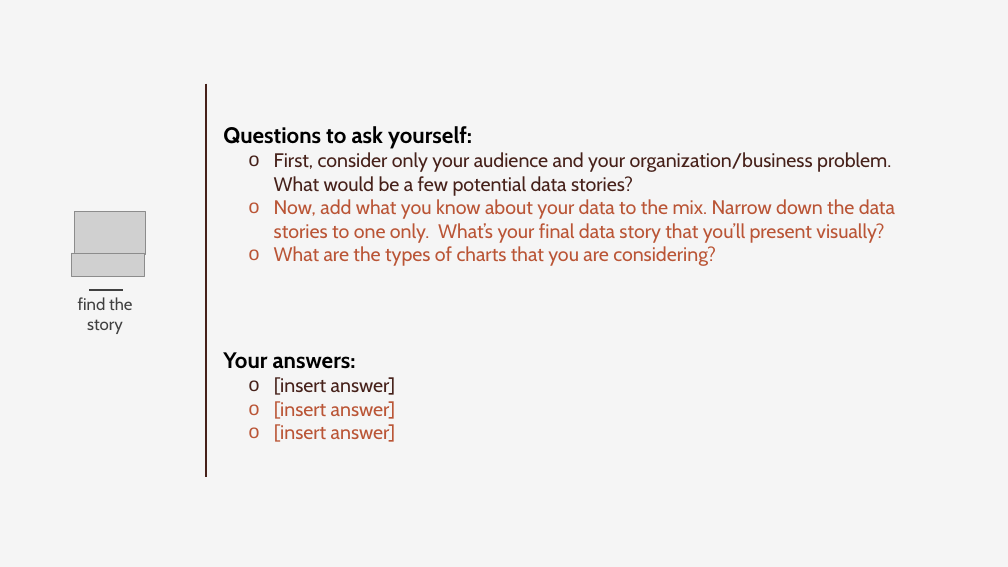
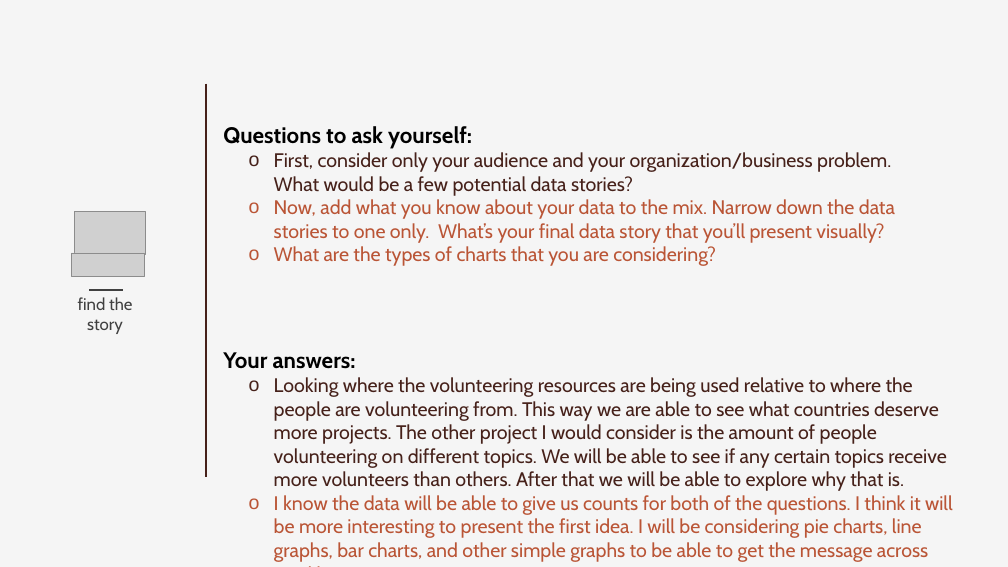
Before and after one commit to samswain2/MSiA-WQ, a slide deck: slide 5 of MSiA 411/hw05/MSiA_Assignment 4_handout.pptx. Drawn at 1008x567 pixels with LibreOffice and Linux fonts; fonts in the diff are those of the drawing; grey boxes stand for pictures. Boxes give left, top, right and bottom in pixels: in the first picture for what was removed or moved away, otherwise in the second. Text is boxed around its words. In the diff, an @@ line names an element or a change of style, - is before the commit and + after.

Commit message:
Finished Data Mining hw02

```diff
--- a/MSiA 411/hw05/MSiA_Assignment 4_handout.pptx
+++ b/MSiA 411/hw05/MSiA_Assignment 4_handout.pptx
@@ text at box(274, 377, 953, 562): text changed; text colour #BA5536 to #46211A @@
-  o [insert answer]
-  o [insert answer]
-  o [insert answer]
+  o Looking where the volunteering resources are being used relative to where the people are volunteering from. This way we are able to see what countries deserve more projects. The other project I would consider is the amount of people volunteering on different topics. We will be able to see if any certain topics receive more volunteers than others. After that we will be able to explore why that is.
+  o I know the data will be able to give us counts for both of the questions. I think it will be more interesting to present the first idea. I will be considering pie charts, line graphs, bar charts, and other simple graphs to be able to get the message across quickly.
```
Also in this commit, not shown: 6 other slides changed, 11 other files.
